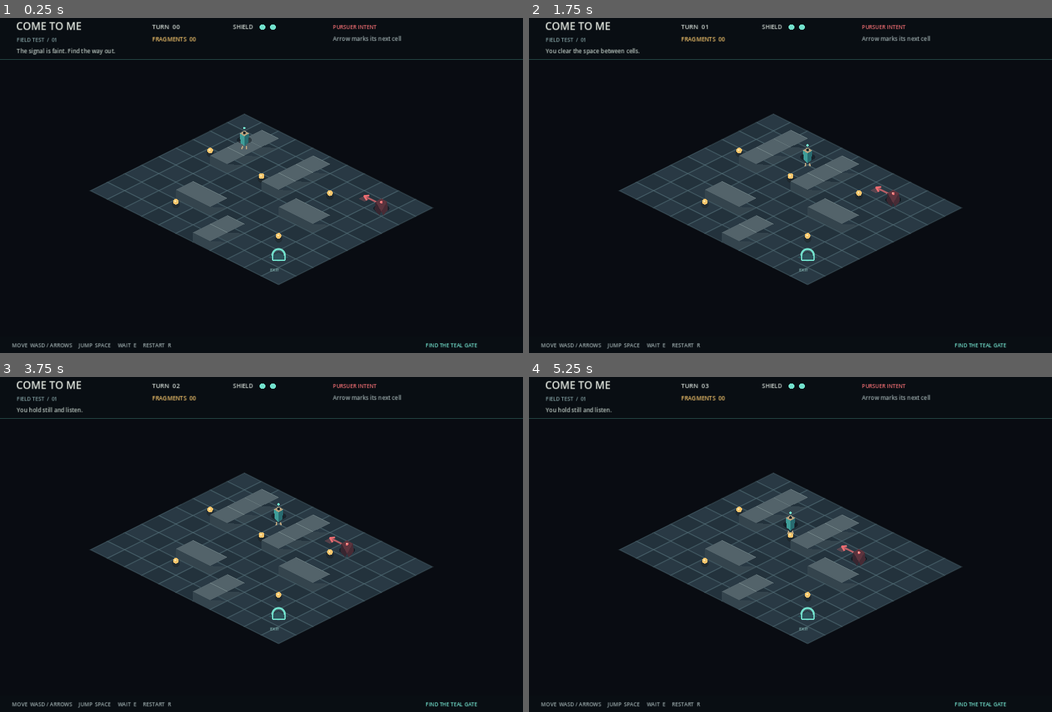
Above: before the commit, frames 1-4 (two rows, left to right).
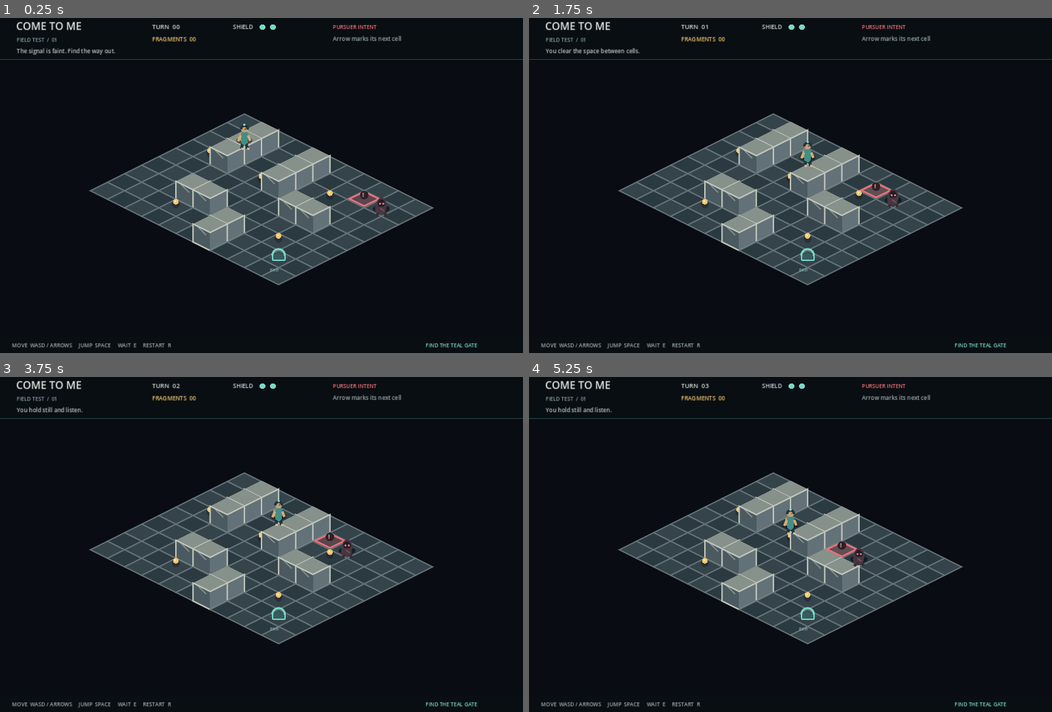
Above: after the commit, the same moments.

Repository: edmundo738/come-to-me
Game: Godot game, scene res://scenes/main.tscn
Two runs of this game, one before a commit and one after it. Both use one fixed random seed, a clock stepped at 60 frames per second and the inputs below.
Inputs:
- Up to frame 1 (0.25 s): no input
- Up to frame 2 (1.75 s): tap Enter at 0.5 s; hold Right 0.53-1.28 s; tap E at 0.6 s; tap Space at 0.77, 1.25, 1.52 s; hold Down from 1.28 s (still down); tap R at 1.35 s
- Up to frame 3 (3.75 s): tap Enter at 2, 3.5 s; release Down at 2.03 s; hold Right 2.03-2.78 s; tap E at 2.1, 3.6 s; tap Space at 2.75, 3.02 s; hold Up 2.78-3.53 s; tap R at 2.85 s; hold Left from 3.53 s (still down)
- Up to frame 4 (5.25 s): tap Space at 3.77, 4.25, 4.52 s; tap R at 4.35 s; release Left at 5.03 s; hold Down from 5.03 s (still down); tap E at 5.1 s

The runs differ from the first frame. In frame 1, 6.0% of the frame differs, in the area x 17-83%, y 28-80%; in frame 2, 6.1%; in frame 3, 6.1%; in frame 4, 6.1%.

Commit message:
Improve isometric scene readability
Co-authored-by: arena-agent <297053741+arena-agent@users.noreply.github.com>

Diff:
--- a/scripts/main.gd
+++ b/scripts/main.gd
@@ -3,15 +3,15 @@
 const PLAYER_START := Vector2i(1, 1)
 const ENEMY_START := Vector2i(9, 1)
 const MAX_SHIELDS := 2
-const INK := Color("101923")
-const TILE_LIGHT := Color("293944")
-const TILE_DARK := Color("23323c")
-const WALL_TOP := Color("53636a")
-const WALL_LEFT := Color("34444d")
-const WALL_RIGHT := Color("40525b")
-const TEAL := Color("72e0cc")
-const GOLD := Color("f5c56b")
-const RED := Color("ef6d72")
+const TILE_LIGHT := Color("35434a")
+const TILE_DARK := Color("2b3940")
+const TILE_EDGE := Color("64747a")
+const WALL_TOP := Color("87918b")
+const WALL_LEFT := Color("4b5a60")
+const WALL_RIGHT := Color("637178")
+const TEAL := Color("78d8c4")
+const GOLD := Color("f2c66d")
+const RED := Color("f07178")
 
 var world: GridWorld
 var player: ActorState
@@ -159,15 +159,25 @@
 	var points := diamond(center, GridWorld.TILE_WIDTH * 0.5, GridWorld.TILE_HEIGHT * 0.5)
 	var color := TILE_LIGHT if (cell.x + cell.y) % 2 == 0 else TILE_DARK
 	draw_colored_polygon(points, color)
-	draw_polyline(PackedVector2Array([points[0], points[1], points[2], points[3], points[0]]), Color(0.43, 0.57, 0.6, 0.24), 1.0, true)
+	# A full, consistent cell outline makes the movement grid easy to read.
+	draw_polyline(PackedVector2Array([points[0], points[1], points[2], points[3], points[0]]), TILE_EDGE, 1.35, true)
 
 func draw_wall(center: Vector2) -> void:
-	var top := center + Vector2(0, -20)
-	var top_points := diamond(top, GridWorld.TILE_WIDTH * 0.5, GridWorld.TILE_HEIGHT * 0.5)
-	draw_colored_polygon(PackedVector2Array([top_points[3], top_points[2], center + Vector2(36, 0), center + Vector2(0, 17), center + Vector2(-36, 0)]), WALL_LEFT)
-	draw_colored_polygon(PackedVector2Array([top_points[1], top_points[2], center + Vector2(36, 0), center + Vector2(0, 17)]), WALL_RIGHT)
-	draw_colored_polygon(top_points, WALL_TOP)
-	draw_line(top_points[0], top_points[1], Color(0.72, 0.8, 0.78, 0.32), 1.2)
+	# A single extruded isometric block: two side faces, then one top diamond.
+	# Keeping the base vertices aligned with the floor cell avoids the old
+	# skewed/overlapping wall shape.
+	var base := diamond(center, GridWorld.TILE_WIDTH * 0.5, GridWorld.TILE_HEIGHT * 0.5)
+	var top_center := center + Vector2(0, -38)
+	var top := diamond(top_center, GridWorld.TILE_WIDTH * 0.5, GridWorld.TILE_HEIGHT * 0.5)
+	var left_face := PackedVector2Array([top[3], top[2], base[2], base[3]])
+	var right_face := PackedVector2Array([top[2], top[1], base[1], base[2]])
+	draw_colored_polygon(left_face, WALL_LEFT)
+	draw_colored_polygon(right_face, WALL_RIGHT)
+	draw_colored_polygon(top, WALL_TOP)
+	var outline := Color("c1c7bd")
+	draw_polyline(PackedVector2Array([top[3], top[2], top[1], base[1], base[2], base[3], top[3]]), outline, 1.7, true)
+	# Simple material seam: reads as a solid block, not a strange floor marking.
+	draw_line(top[3] + Vector2(9, 5), top[2] + Vector2(-9, 5), Color("aeb8b0", 0.65), 1.0, true)
 
 func draw_coin(center: Vector2) -> void:
 	draw_circle(center + Vector2(0, -7), 8, Color(0.10, 0.12, 0.13, 0.5))
@@ -185,30 +195,43 @@
 func draw_enemy_intent(from: Vector2, to: Vector2) -> void:
 	if from.distance_to(to) < 2:
 		return
-	draw_line(from + Vector2(0, -7), to + Vector2(0, -7), Color(RED, 0.72), 2.5, true)
-	var direction := (to - from).normalized()
-	var tip := to + Vector2(0, -7)
-	draw_line(tip, tip - direction.rotated(0.55) * 10, RED, 2.5, true)
-	draw_line(tip, tip - direction.rotated(-0.55) * 10, RED, 2.5, true)
-	draw_colored_polygon(diamond(to + Vector2(0, -1), 12, 6), Color(RED, 0.24))
+	# Mark only the destination cell; a long arrow crossing the board made the
+	# tactical picture noisy and obscured the grid.
+	var marker := to + Vector2(0, -1)
+	var points := diamond(marker, GridWorld.TILE_WIDTH * 0.5 - 5, GridWorld.TILE_HEIGHT * 0.5 - 3)
+	draw_colored_polygon(points, Color(RED, 0.24))
+	draw_polyline(PackedVector2Array([points[0], points[1], points[2], points[3], points[0]]), RED, 2.2, true)
+	draw_circle(to + Vector2(0, -9), 9, Color("311f27"))
+	draw_string(font, to + Vector2(-4, -5), "!", HORIZONTAL_ALIGNMENT_LEFT, -1, 13, Color("ffe4d8"))
 
 func draw_player(center: Vector2) -> void:
-	draw_ellipse(center + Vector2(0, 1), Vector2(16, 8), Color(0.02, 0.04, 0.06, 0.45))
-	draw_colored_polygon(PackedVector2Array([center + Vector2(-10, -13), center + Vector2(0, -19), center + Vector2(10, -13), center + Vector2(0, -7)]), Color("b8a27e"))
-	draw_colored_polygon(PackedVector2Array([center + Vector2(-10, -13), center + Vector2(0, -7), center + Vector2(0, 14), center + Vector2(-8, 7)]), Color("3f9d98"))
-	draw_colored_polygon(PackedVector2Array([center + Vector2(0, -7), center + Vector2(10, -13), center + Vector2(8, 7), center + Vector2(0, 14)]), Color("286b70"))
-	draw_circle(center + Vector2(0, -14), 3, Color("1b252b"))
-	draw_line(center + Vector2(-4, 14), center + Vector2(-5, 20), Color("b8a27e"), 3)
-	draw_line(center + Vector2(4, 14), center + Vector2(5, 20), Color("b8a27e"), 3)
-	draw_circle(center + Vector2(0, -24), 2.5, TEAL)
+	draw_ellipse(center + Vector2(0, 2), Vector2(17, 8), Color(0.02, 0.04, 0.06, 0.5))
+	# Boots and legs sit below the coat so the character has a clear upright read.
+	draw_line(center + Vector2(-4, 9), center + Vector2(-6, 19), Color("263239"), 5.0, true)
+	draw_line(center + Vector2(4, 9), center + Vector2(6, 19), Color("263239"), 5.0, true)
+	draw_line(center + Vector2(-6, 19), center + Vector2(-2, 20), Color("d0bd9a"), 3.0, true)
+	draw_line(center + Vector2(6, 19), center + Vector2(10, 20), Color("d0bd9a"), 3.0, true)
+	# Backpack, coat and arms give the player a recognizable explorer silhouette.
+	draw_colored_polygon(PackedVector2Array([center + Vector2(-11, -12), center + Vector2(-5, -16), center + Vector2(-4, 4), center + Vector2(-11, 2)]), Color("bd985b"))
+	draw_colored_polygon(PackedVector2Array([center + Vector2(-7, -14), center + Vector2(0, -18), center + Vector2(8, -13), center + Vector2(7, 7), center + Vector2(0, 13), center + Vector2(-7, 7)]), Color("428e88"))
+	draw_line(center + Vector2(-8, -8), center + Vector2(-13, 3), Color("d4ad79"), 4.0, true)
+	draw_line(center + Vector2(8, -8), center + Vector2(12, 2), Color("d4ad79"), 4.0, true)
+	draw_circle(center + Vector2(0, -22), 7, Color("c69f79"))
+	draw_arc(center + Vector2(0, -22), 7, PI, TAU, 16, Color("263239"), 4.0, true)
+	draw_circle(center + Vector2(2, -22), 1.2, Color("20262a"))
+	draw_circle(center + Vector2(0, -31), 2.5, TEAL)
 
 func draw_enemy(center: Vector2) -> void:
-	draw_ellipse(center + Vector2(0, 1), Vector2(17, 8), Color(0.02, 0.03, 0.05, 0.5))
-	draw_colored_polygon(PackedVector2Array([center + Vector2(-12, -13), center + Vector2(0, -20), center + Vector2(12, -13), center + Vector2(0, 8)]), Color("5c343e"))
-	draw_colored_polygon(PackedVector2Array([center + Vector2(-12, -13), center + Vector2(0, 8), center + Vector2(-4, 16), center + Vector2(-14, 4)]), Color("382630"))
-	draw_colored_polygon(PackedVector2Array([center + Vector2(12, -13), center + Vector2(0, 8), center + Vector2(4, 16), center + Vector2(14, 4)]), Color("472b35"))
-	draw_circle(center + Vector2(0, -12), 3, RED)
-	draw_circle(center + Vector2(-1, -13), 1, Color(1.0, 0.82, 0.71))
+	draw_ellipse(center + Vector2(0, 2), Vector2(18, 8), Color(0.02, 0.03, 0.05, 0.58))
+	# A hunched, hooded silhouette with two readable eyes; kept distinct from
+	# the player's warm face and teal coat.
+	draw_line(center + Vector2(-5, 6), center + Vector2(-9, 16), Color("382b35"), 5.0, true)
+	draw_line(center + Vector2(5, 6), center + Vector2(9, 15), Color("382b35"), 5.0, true)
+	draw_colored_polygon(PackedVector2Array([center + Vector2(-11, -11), center + Vector2(-6, -19), center + Vector2(0, -23), center + Vector2(7, -19), center + Vector2(12, -9), center + Vector2(9, 8), center + Vector2(2, 15), center + Vector2(-3, 9), center + Vector2(-10, 13), center + Vector2(-13, 2)]), Color("493541"))
+	draw_colored_polygon(PackedVector2Array([center + Vector2(-8, -11), center + Vector2(-4, -17), center + Vector2(4, -17), center + Vector2(9, -9), center + Vector2(5, -3), center + Vector2(-6, -3)]), Color("211e27"))
+	draw_circle(center + Vector2(-3, -9), 2.2, RED)
+	draw_circle(center + Vector2(4, -9), 2.2, RED)
+	draw_line(center + Vector2(-2, 1), center + Vector2(5, 6), Color("74515a"), 1.5, true)
 
 func draw_interface() -> void:
 	var width := get_viewport_rect().size.x
Not shown, changed: README.md
